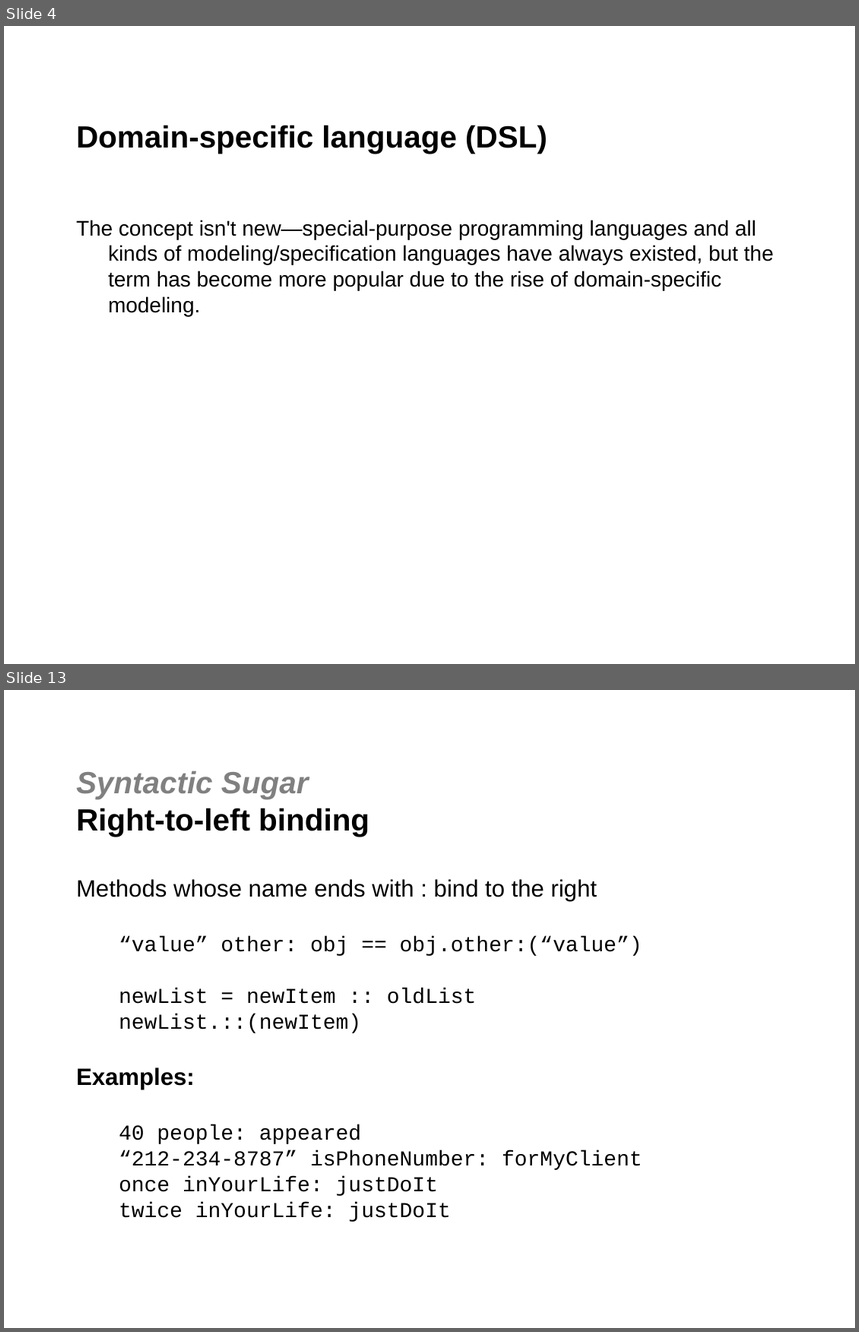
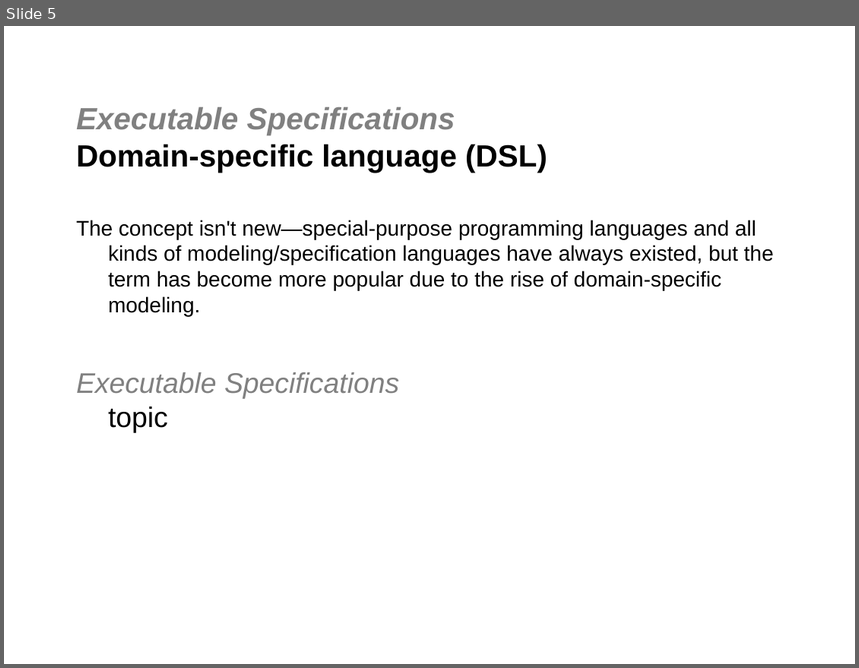
Before and after one commit to jgoodsen/agile2010, a slide deck: dsl.ppt. Shown one above the other, each under a label of ours: slides 4 and 13 before the commit, slide 5 after it; the slides between them are not shown. The pictures are 859x1332 and 859x668 pixels, drawn with LibreOffice and Linux fonts; fonts in the diff are those of the drawing; background and template pictures are left out. Boxes give left, top, right and bottom in pixels: in the first picture for what was removed or moved away, otherwise in the second. Text is boxed around its words. In the diff, an @@ line names an element or a change of style, - is before the commit and + after.

Commit message:
copied dsl to intro - just about to rename with numbers

```diff
--- a/dsl.ppt
+++ b/dsl.ppt
@@ slide 13 removed at bbox=[4, 690, 855, 1328], background #FFFFFF @@
@@ title removed at bbox=[76, 771, 370, 836] @@
-Syntactic Sugar
-Right-to-left binding
@@ text removed at bbox=[76, 879, 642, 1222] @@
-Methods whose name ends with : bind to the right
-  “value” other: obj == obj.other:(“value”)
-  newList = newItem :: oldList
-  newList.::(newItem)
-Examples:
-  40 people: appeared
-  “212-234-8787” isPhoneNumber: forMyClient
-  once inYourLife: justDoIt
-  twice inYourLife: justDoIt
@@ what was slide 4 is now slide 5 @@
@@ slide 5 changed as well @@
@@ title at bbox=[76, 107, 547, 172]: text changed @@
-Domain-specific language (DSL)
+Executable Specifications
+Domain-specific language (DSL)
@@ text at bbox=[76, 373, 399, 433]: paragraph added @@
+Executable Specifications
+topic
```
Also in this commit, not shown: 3 other slides changed, 6 slides added, 17 other slides removed, 7 other files.
